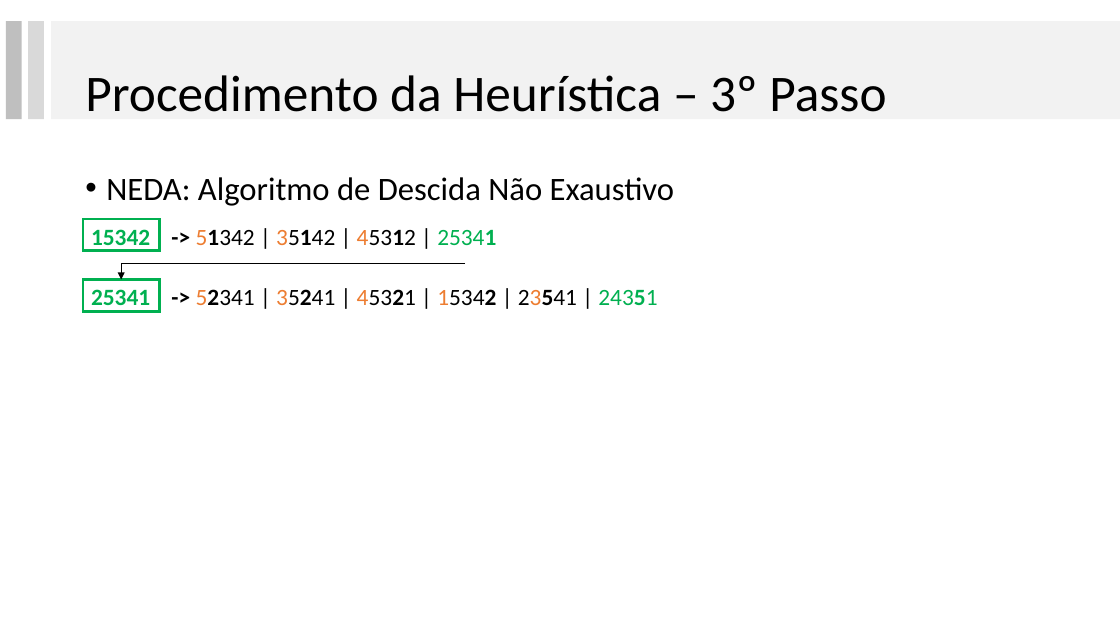
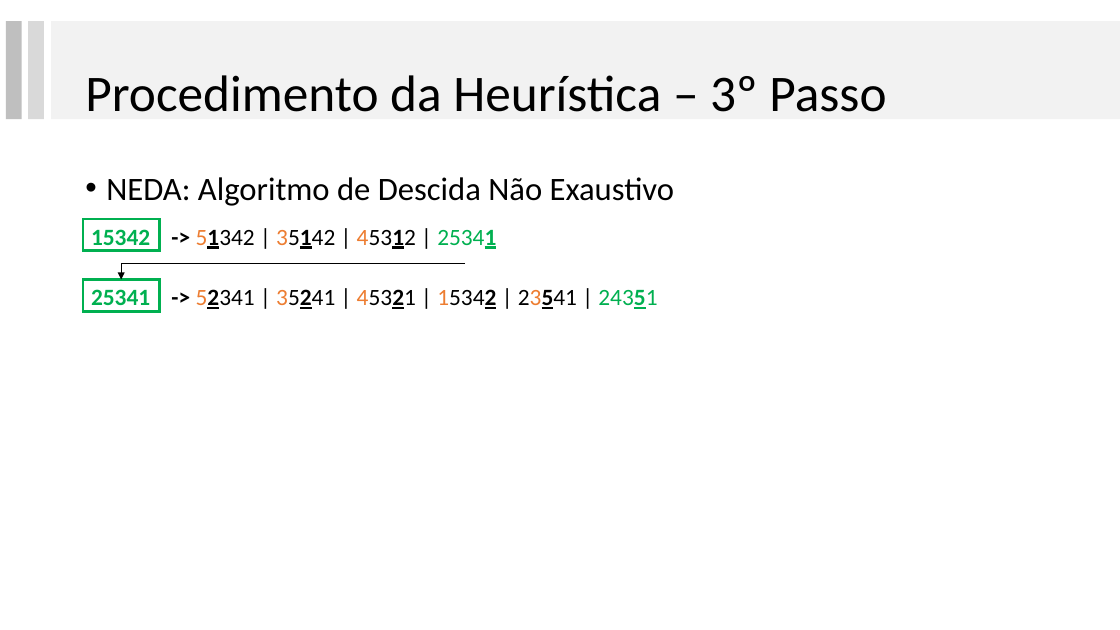
Before and after one commit to lpbiasoto/metaheuristicas, a slide deck: slide 12 of ApresentacaoRibas/apresentaçãoRibas_JHA.pptx (slide 11 before the commit). Drawn at 1120x630 pixels with LibreOffice and Linux fonts; fonts in the diff are those of the drawing. Boxes give left, top, right and bottom in pixels: in the first picture for what was removed or moved away, otherwise in the second. Text is boxed around its words. In the diff, an @@ line names an element or a change of style, - is before the commit and + after.

```diff
--- a/ApresentacaoRibas/apresentaçãoRibas_JHA.pptx
+++ b/ApresentacaoRibas/apresentaçãoRibas_JHA.pptx
@@ text "15342 -> 51342 | 35142 ..." at [91,229,496,251]: underline on in "51342 35142 45312 25341" @@
@@ text "25341 -> 52341 | 35241 ..." at [91,289,657,312]: underline on in "52341 35241 45321 15342 23541 24351" @@
```
Also in this commit, not shown: 3 other slides changed, 6 slides added, 1 slide removed.
